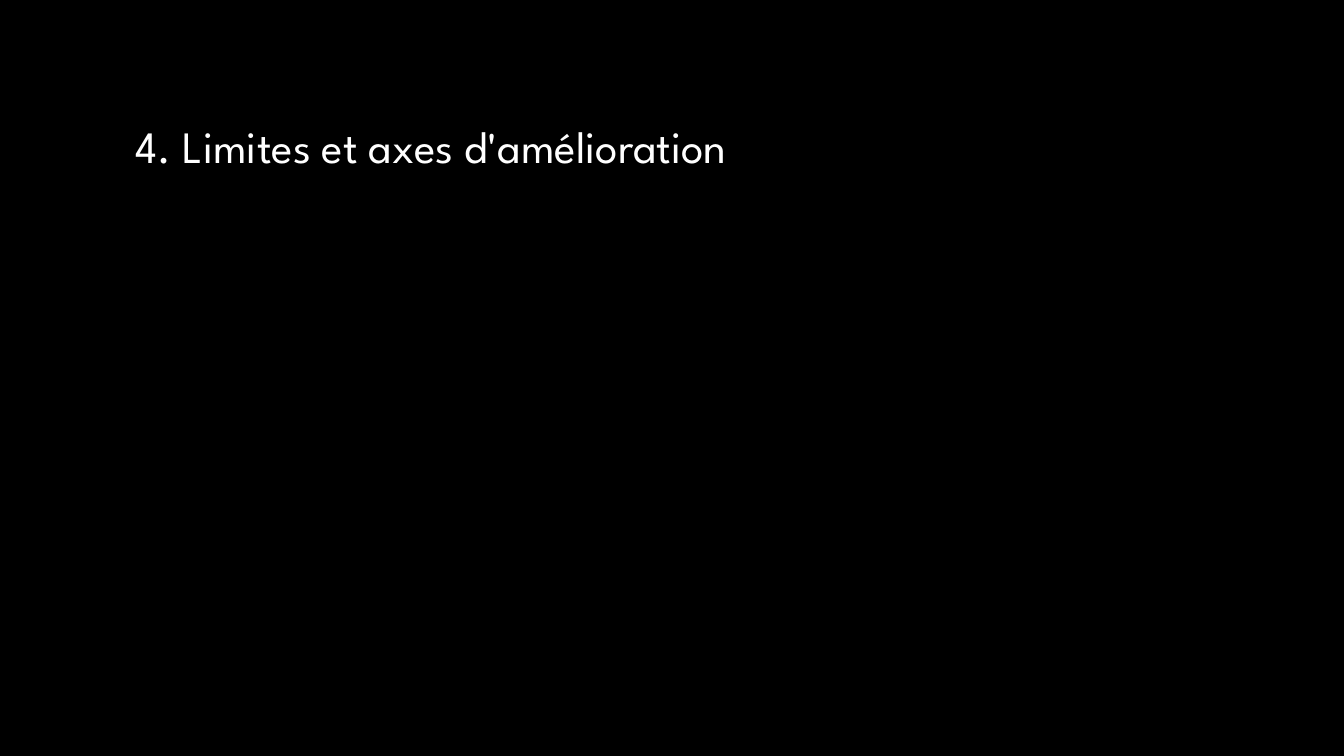
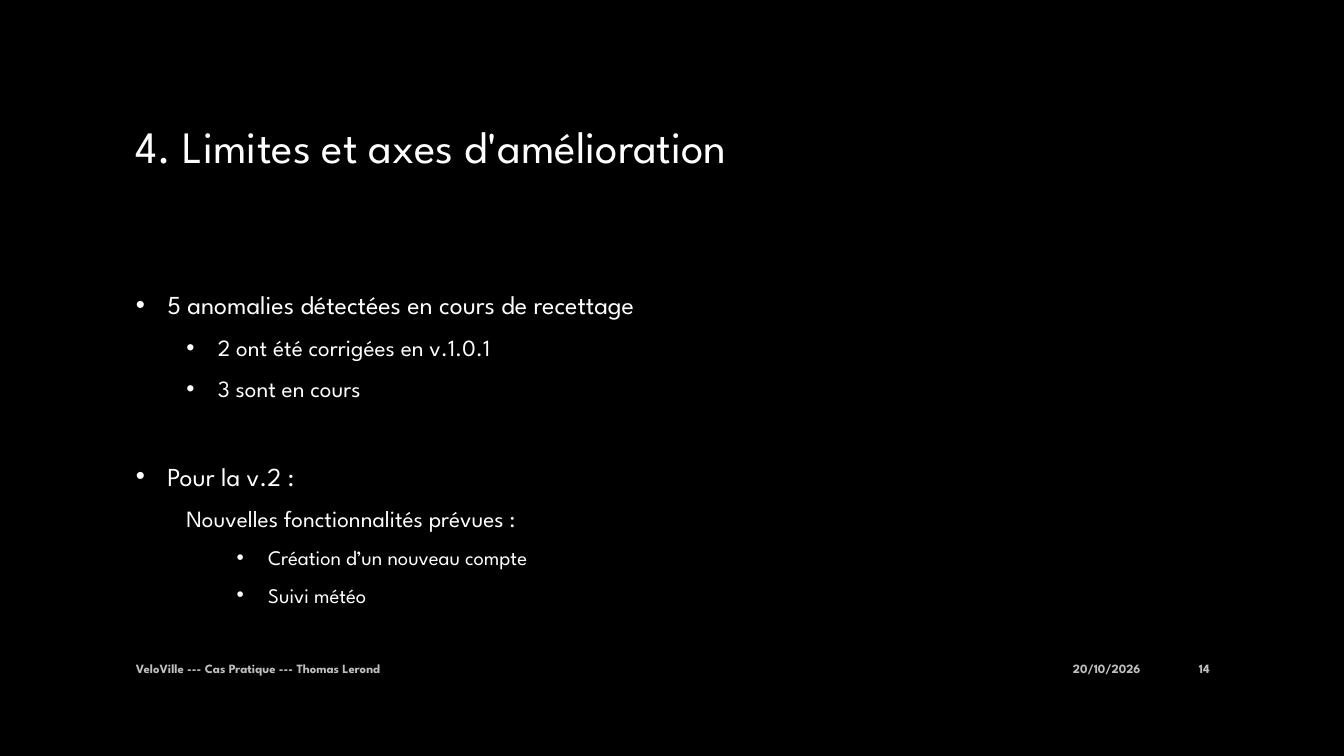
Before and after one commit to thomaslerondphd/VeloVille, a slide deck: slide 14 of ressources/veloville/docs/e02_cas_pratique_VeloVille_Thomas_Lerond.pptx. Drawn at 1344x756 pixels with LibreOffice and Linux fonts; fonts in the diff are those of the drawing; background and template pictures are left out. Boxes give left, top, right and bottom in pixels: in the first picture for what was removed or moved away, otherwise in the second. Text is boxed around its words. In the diff, an @@ line names an element or a change of style, - is before the commit and + after.

```diff
--- a/ressources/veloville/docs/e02_cas_pratique_VeloVille_Thomas_Lerond.pptx
+++ b/ressources/veloville/docs/e02_cas_pratique_VeloVille_Thomas_Lerond.pptx
@@ text added at (167, 296, 635, 604), 16.6 pt, text gradient #FFFFFF to #BFBFBF @@
+• 5 anomalies détectées en cours de recettage
+  • 2 ont été corrigées en v.1.0.1
+  • 3 sont en cours
+• Pour la v.2 :
+  Nouvelles fonctionnalités prévues :
+    • Création d’un nouveau compte
+    • Suivi météo
@@ text added at (136, 664, 380, 676), 9 pt, text #BFBFBF, bold @@
+VeloVille --- Cas Pratique --- Thomas Lerond
@@ text added at (1073, 664, 1141, 675), 9 pt, text #BFBFBF, bold @@
+20/10/2026
@@ page number added at (1199, 664, 1210, 673), 9 pt, text #BFBFBF, bold @@
+14
```
Also in this commit, not shown: 12 other slides changed, 3 other files.
